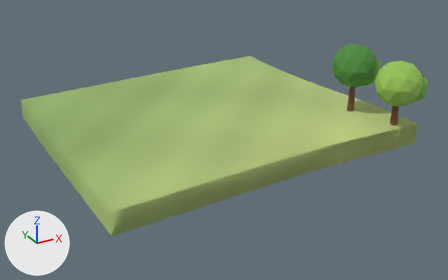
The glTF model client/public/models/chunks/-4_-4.glb, before and after one commit.
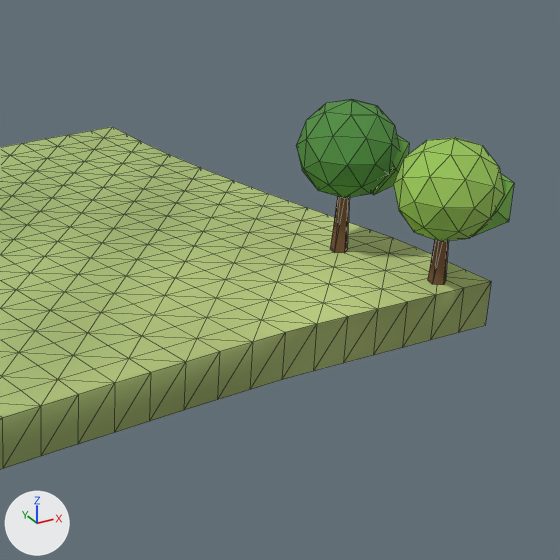
Each version appears first whole from a 50 mm camera at (-131.6, 51.7, 25.0) aimed at (-104.1, 101.8, -0.1), and next in a close-up on the part from 45% to 100% of the width and 0% to 88% of the height. The axes (+X, +Y, +Z) are drawn at lower left. The lights are the same throughout. The older version's two pictures come first. The close-ups show mesh edges as thin lines. Vertices at exactly the same position are counted once.

The older version as bpy lines, for what is in view:
```python
me_scenery = bpy.data.meshes.new('scenery')
me_scenery.from_pydata(...)  # 132 vertices, 240 faces; spans x -95.18..-89.3, y 88.79..98.29, z 3.03..9.74
me_scenery.materials.append(mat_opaque_matte_vertex_colors)
# before: 0 (-93.0, 95.78, 6.69), 2 (-92.79, 95.93, 6.69), 4 (-92.87, 96.18, 6.69), 6 (-93.13, 96.18, 6.69), 8 (-93.21, 95.93, 6.69)
# before: 10 (-93.0, 96.0, 6.69)
me_terrain = bpy.data.meshes.new('terrain')
me_terrain.from_pydata(...)  # 521 vertices, 960 faces; spans x -120.0..-90.0, y 90.0..120.0, z -0.8..3.2
me_terrain.materials.append(mat_opaque_matte_vertex_colors)
ob_scenery = bpy.data.objects.new('scenery', me_scenery)
ob_scenery.location = (0.0, 0.0, 0.0)
ob_terrain = bpy.data.objects.new('terrain', me_terrain)
ob_terrain.location = (0.0, 0.0, 0.0)
```
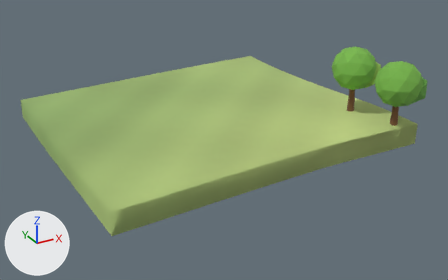
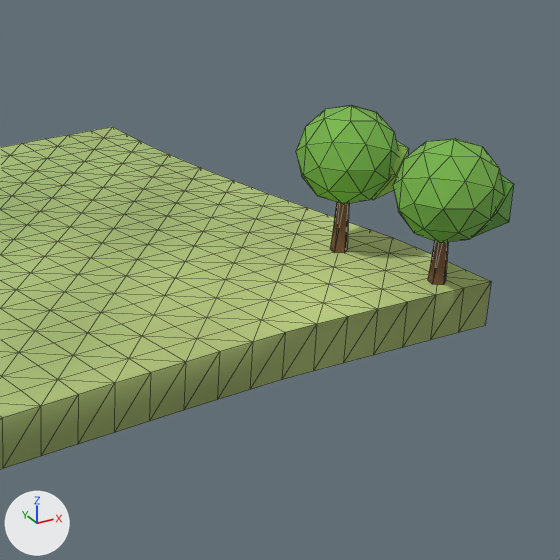
Pixel boxes (x1, y1, x2, y2) of what changed, in the close-ups (560 x 560 px; the box of a moved part takes in the faces that stretch with it):
'scenery', reshaped, recoloured
    before: (296, 99, 514, 285)
    after: (296, 106, 514, 285)
part 1 of me_scenery, moved or reshaped
    before: (296, 99, 399, 198)
    after: (296, 106, 398, 204)
part 2 of me_scenery, moved or reshaped
    before: (371, 135, 409, 195)
    after: (371, 140, 409, 200)
part 3 of me_scenery, moved or reshaped
    before: (330, 196, 350, 253)
    after: (330, 202, 349, 253)
part 4 of me_scenery, recoloured
    before: (296, 99, 514, 242)
    after: (296, 106, 514, 243)

Patch to the scene script:
```diff
--- a/client/public/models/chunks/-4_-4.glb.py
+++ b/client/public/models/chunks/-4_-4.glb.py
@@ me_scenery @@
 # used by ob_scenery; location = (0.0, 0.0, 0.0)
-me_scenery.from_pydata(...)  # 132 vertices, 240 faces; spans x -95.18..-89.3, y 88.79..98.29, z 3.03..9.74
+me_scenery.from_pydata(...)  # 132 vertices, 240 faces; spans x -95.18..-89.3, y 88.79..98.29, z 3.03..9.48
+# me_scenery part 1: the loose piece of 42 vertices spanning x -95.18..-90.82, y 93.71..98.29, z 5.54..9.74 is moved by (0.0, 0.0, -0.26)
+# me_scenery part 2: the loose piece of 12 vertices spanning x -93.25..-90.35, y 93.98..97.02, z 5.79..8.43 is moved by (0.0, 0.0, -0.23)
+# me_scenery part 3
+for i in [0, 2, 4, 6, 8, 10]: me_scenery.vertices[i].co += Vector((0.0, 0.0, -0.21))
+# me_scenery part 4: 200 faces centred in x -95.13..-89.72, y 88.87..98.12, z 5.28..9.5 are repainted in the vertex colours; the middle colour goes from green #6fac4a to green #78b64c
+# other edits to the shape of me_scenery do not show in these pictures
 me_scenery.materials.append(mat_opaque_matte_vertex_colors)
```
